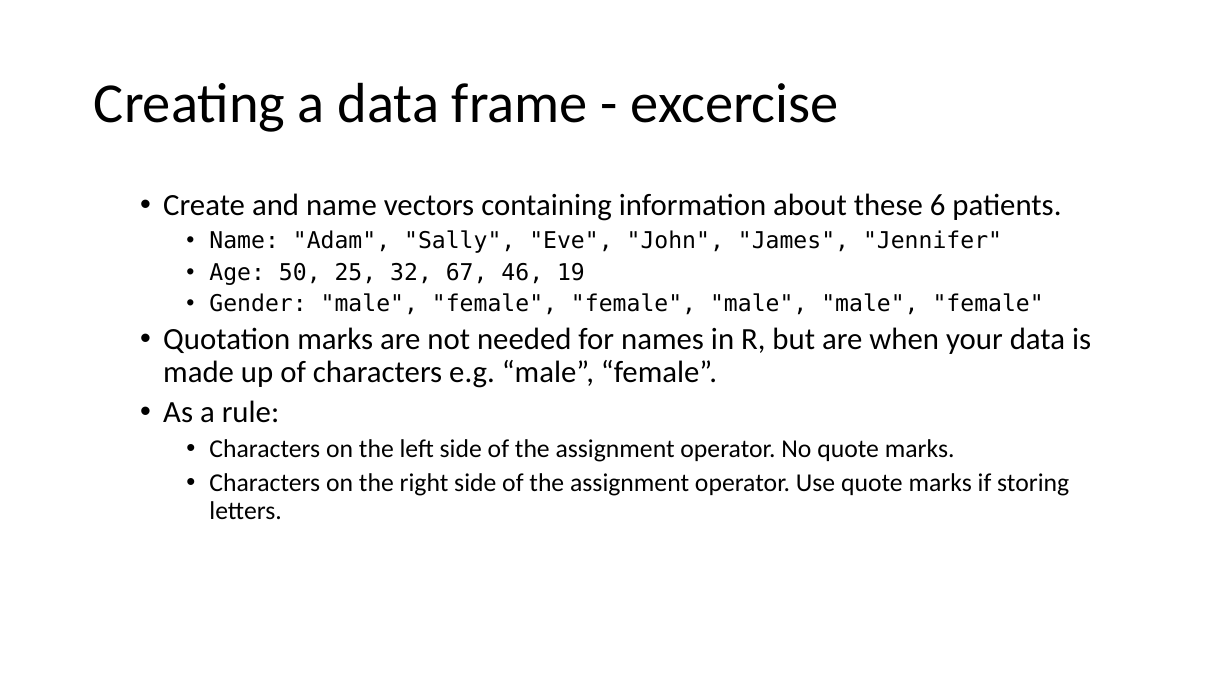
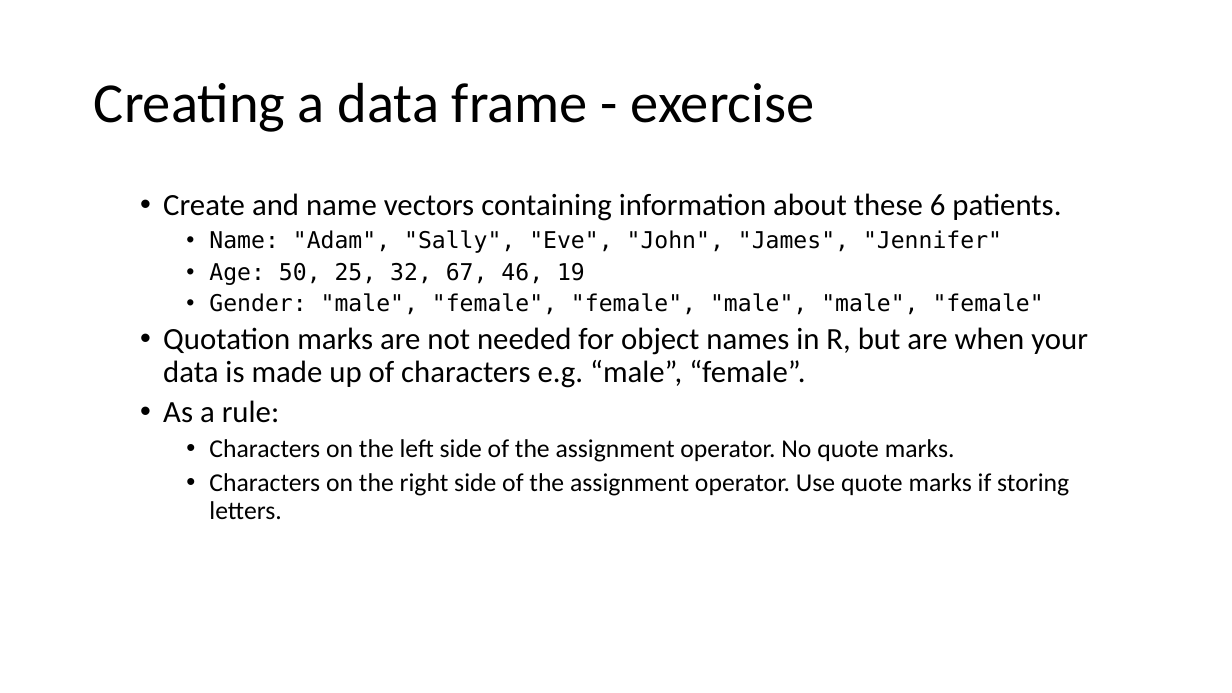
Before and after one commit to ClinicianCoders/ClinicianCoders, a slide deck: slide 29 of Workshops/Workshop1.pptx. Drawn at 1232x693 pixels with LibreOffice and Linux fonts; fonts in the diff are those of the drawing. Boxes give left, top, right and bottom in pixels: in the first picture for what was removed or moved away, otherwise in the second. Text is boxed around its words. In the diff, an @@ line names an element or a change of style, - is before the commit and + after.

```diff
--- a/Workshops/Workshop1.pptx
+++ b/Workshops/Workshop1.pptx
@@ title at <box>94,82,815,132</box>: text changed @@
-Creating a data frame - excercise
+Creating a data frame - exercise
@@ text at <box>163,327,1088,388</box>: text changed @@
-  • Quotation marks are not needed for names in R, but are when your data is made up of characters e.g. “male”, “female”.
+  • Quotation marks are not needed for object names in R, but are when your data is made up of characters e.g. “male”, “female”.
```
Also in this commit, not shown: 2 other slides changed, 3 other files.
